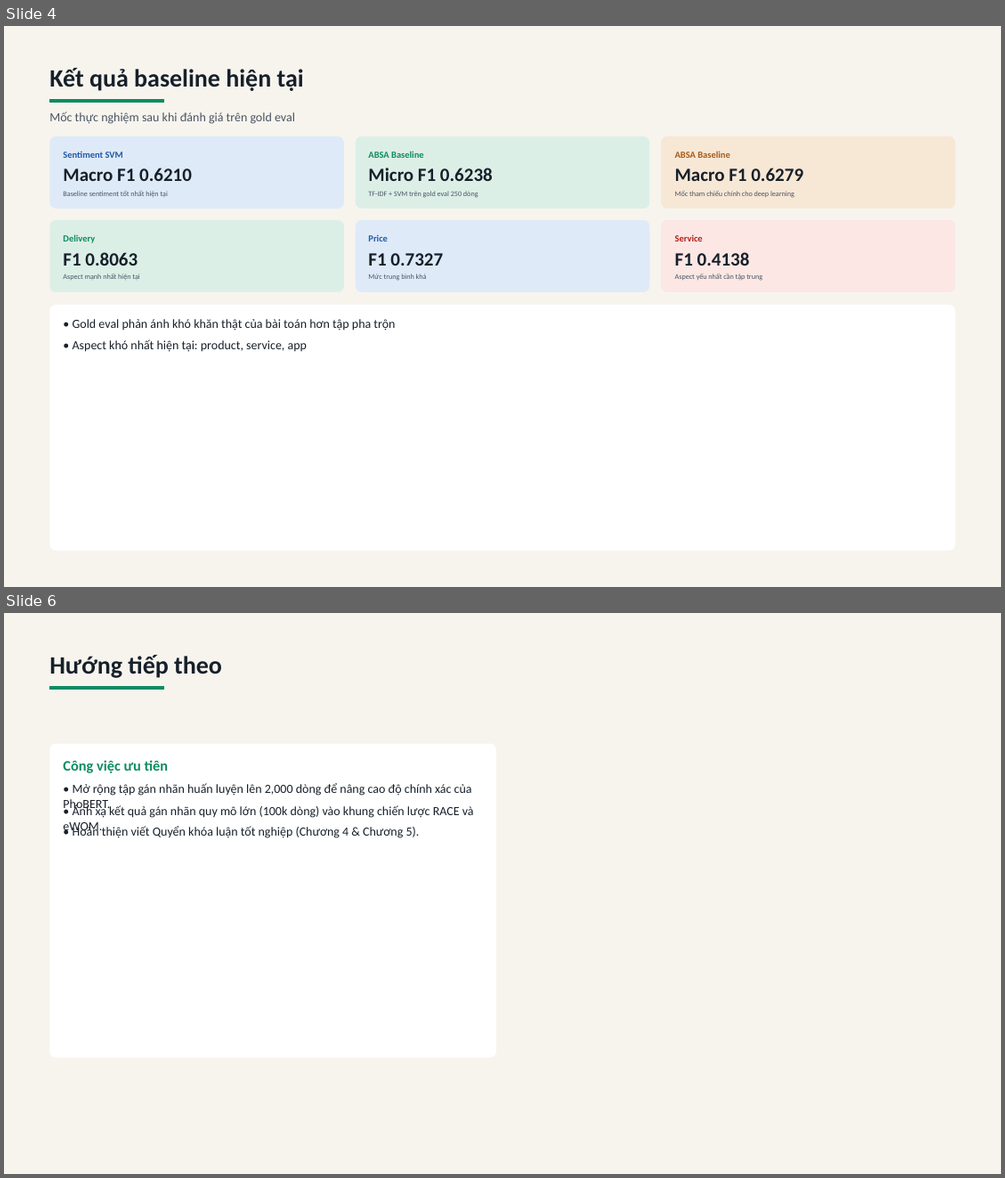
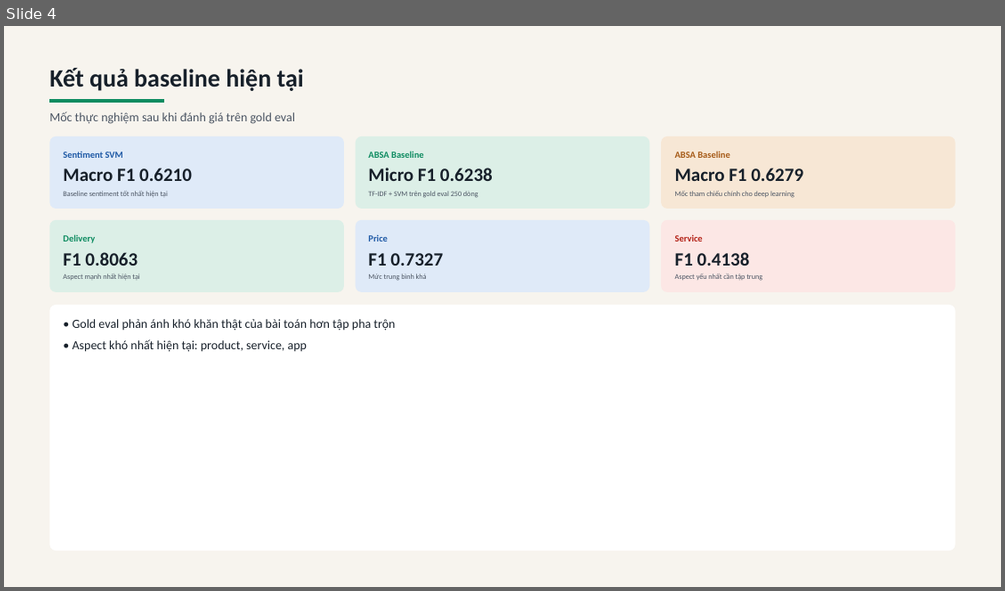
Before and after one commit to PhukDev/kltn-vietnamese-ecommerce-absa, a slide deck: BAO_CAO_TIEN_DO_KLTN.pptx. Shown one above the other, each under a label of ours: slides 4 and 6 before the commit, slide 4 after it; the slides between them are not shown. The pictures are 1005x1178 and 1005x591 pixels, drawn with LibreOffice and Linux fonts; fonts in the diff are those of the drawing. Boxes give left, top, right and bottom in pixels: in the first picture for what was removed or moved away, otherwise in the second. Text is boxed around its words. In the diff, an @@ line names an element or a change of style, - is before the commit and + after.

```diff
--- a/BAO_CAO_TIEN_DO_KLTN.pptx
+++ b/BAO_CAO_TIEN_DO_KLTN.pptx
@@ slide 6 removed at (x1=4, y1=613, x2=1001, y2=1174), background #F7F4EE @@
@@ text removed at (x1=49, y1=655, x2=222, y2=678) @@
-Hướng tiếp theo
@@ rectangle removed at (x1=50, y1=687, x2=164, y2=689) @@
@@ rounded rectangle removed at (x1=50, y1=744, x2=496, y2=1058) @@
@@ text removed at (x1=63, y1=760, x2=169, y2=773) @@
-Công việc ưu tiên
@@ text removed at (x1=73, y1=783, x2=472, y2=795) @@
-• Mở rộng tập gán nhãn huấn luyện lên 2,000 dòng để nâng cao độ chính xác của PhoBERT.
@@ text removed at (x1=73, y1=804, x2=474, y2=818) @@
-• Ánh xạ kết quả gán nhãn quy mô lớn (100k dòng) vào khung chiến lược RACE và eWOM.
@@ text removed at (x1=73, y1=825, x2=420, y2=838) @@
-• Hoàn thiện viết Quyển khóa luận tốt nghiệp (Chương 4 & Chương 5).
```
Also in this commit, not shown: 8 slides added, 1 other slide removed, 16 other files.
